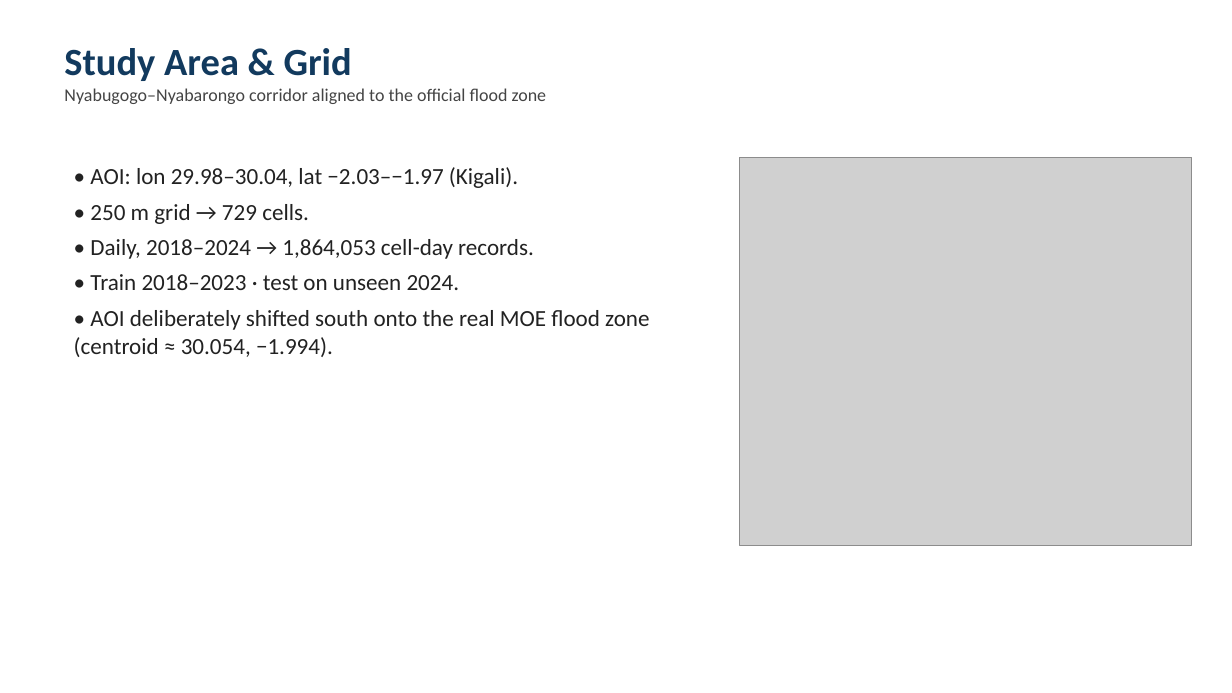
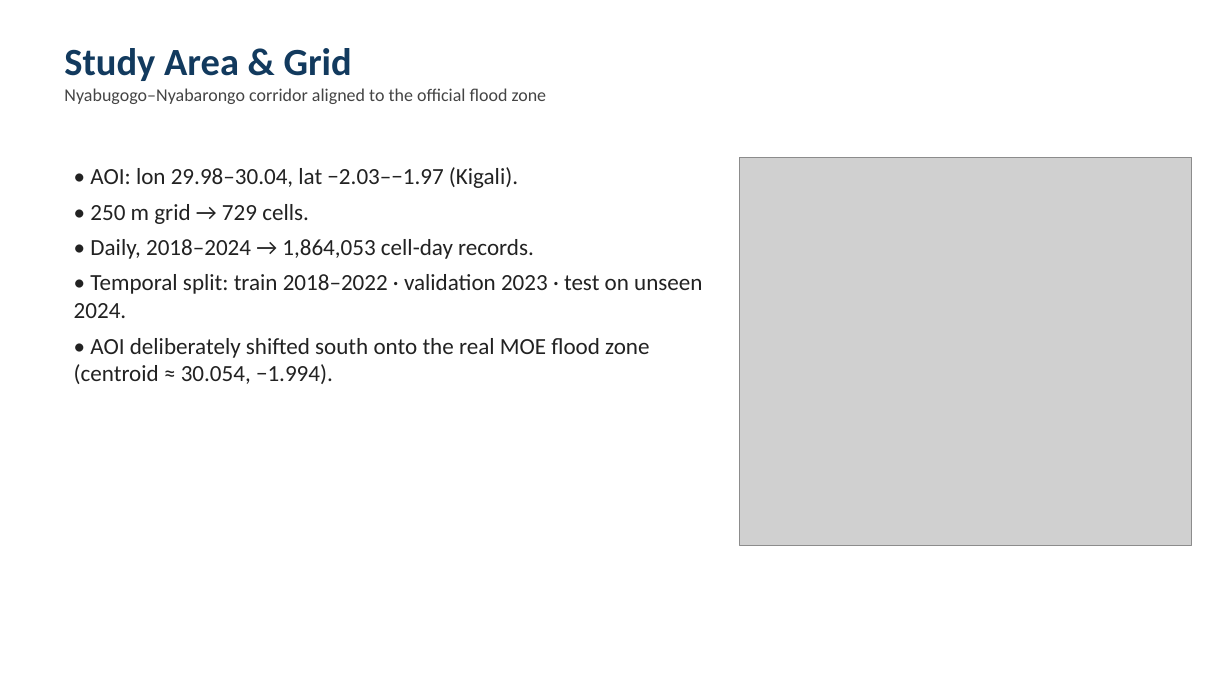
Before and after one commit to kellenmurerwa/flood-risk-hmm-rwanda, a slide deck: slide 3 of Flood_Risk_Defense_Slides.pptx. Drawn at 1232x693 pixels with LibreOffice and Linux fonts; fonts in the diff are those of the drawing; grey boxes stand for pictures. Boxes give left, top, right and bottom in pixels: in the first picture for what was removed or moved away, otherwise in the second. Text is boxed around its words. In the diff, an @@ line names an element or a change of style, - is before the commit and + after.

```diff
--- a/Flood_Risk_Defense_Slides.pptx
+++ b/Flood_Risk_Defense_Slides.pptx
@@ text at (x1=74, y1=274, x2=702, y2=318): text changed @@
-• Train 2018–2023 · test on unseen 2024.
+• Temporal split: train 2018–2022 · validation 2023 · test on unseen 2024.
```
Also in this commit, not shown: 8 other slides changed, 26 other files.
